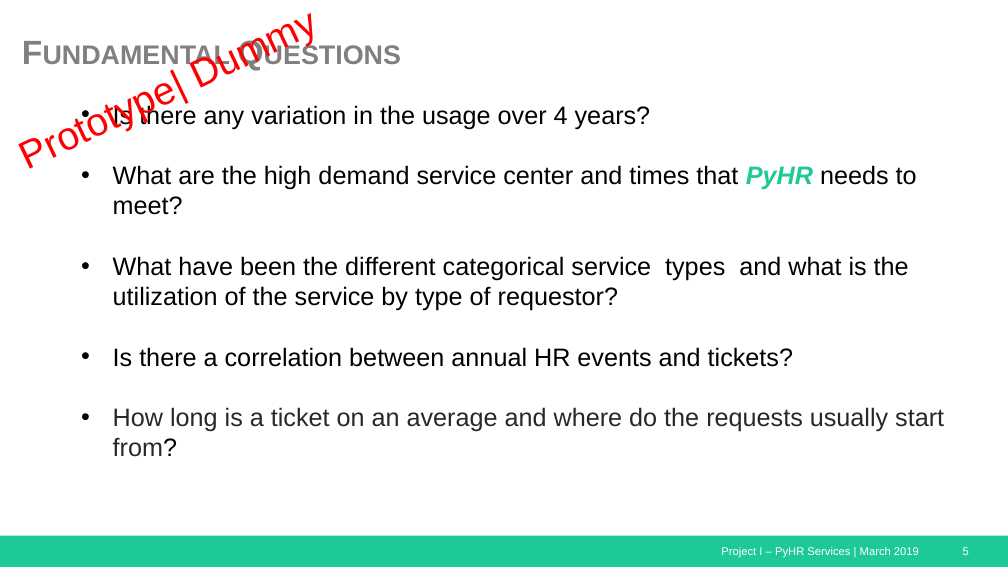
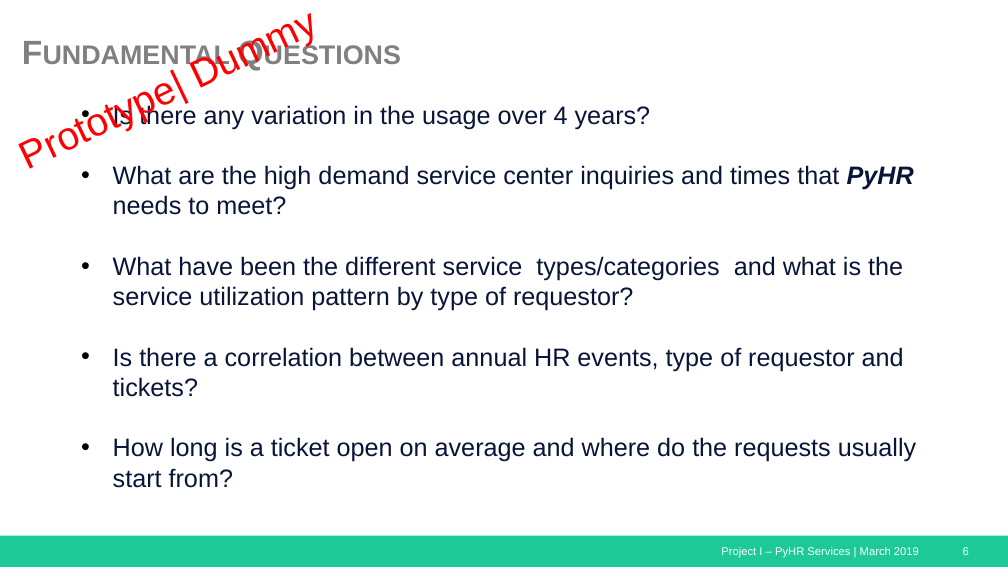
Before and after one commit to jvbonini/Project-I, a slide deck: slide 6 of Presentation/2_HRServices_Presentation_v2.pptx (slide 5 before the commit). Drawn at 1008x567 pixels with LibreOffice and Linux fonts; fonts in the diff are those of the drawing. Boxes give left, top, right and bottom in pixels: in the first picture for what was removed or moved away, otherwise in the second. Text is boxed around its words. In the diff, an @@ line names an element or a change of style, - is before the commit and + after.

```diff
--- a/Presentation/2_HRServices_Presentation_v2.pptx
+++ b/Presentation/2_HRServices_Presentation_v2.pptx
@@ text at [204,105,651,129]: text colour #000000 to #081538 in "Is there any variation in the usage ..." @@
@@ text at [113,165,916,462]: text changed; text colour #000000 to #081538 @@
-• What are the high demand service center and times that PyHR needs to meet?
-• What have been the different categorical service types and what is the utilization of the service by type of requestor?
-• Is there a correlation between annual HR events and tickets?
-• How long is a ticket on an average and where do the requests usually start from?
+• What are the high demand service center inquiries and times that PyHR needs to meet?
+• What have been the different service types/categories and what is the service utilization pattern by type of requestor?
+• Is there a correlation between annual HR events, type of requestor and tickets?
+• How long is a ticket open on average and where do the requests usually start from?
@@ page number at [963,547,969,555]: text changed @@
-5
+6
```
Also in this commit, not shown: 2 other slides changed, 1 slide added, 1 other file.
